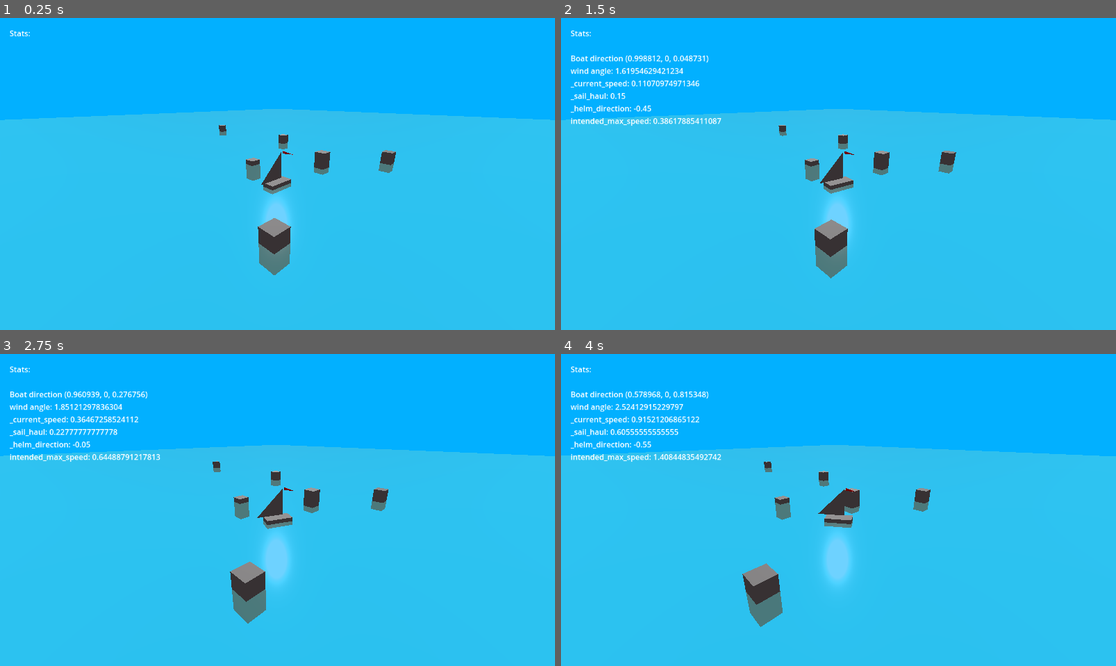
Above: before the commit, frames 1-4 (two rows, left to right).
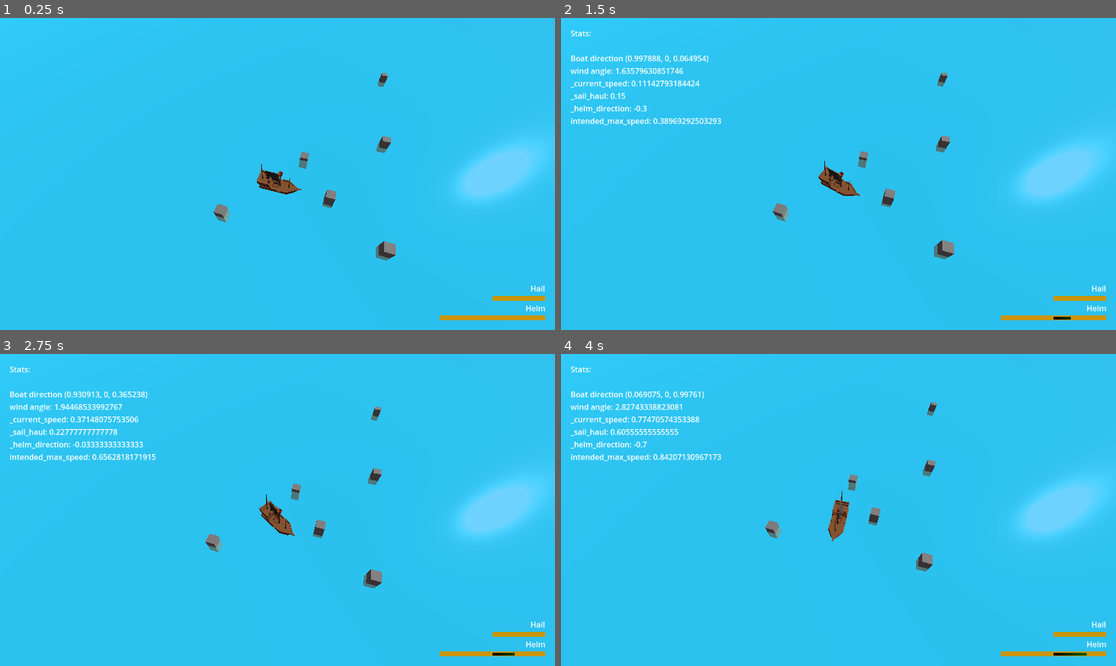
Above: after the commit, the same moments.

Repository: loiclovitana/Crapirate
Game: Godot game, scene res://src/world/map/map_1.tscn
Two runs of this game, one before a commit and one after it. Both use one fixed random seed, a clock stepped at 60 frames per second and the inputs below.
Inputs:
- Up to frame 1 (0.25 s): no input
- Up to frame 2 (1.5 s): tap Enter at 0.5 s; hold Right (p1_helm_right) 0.53-1.28 s; hold Up (p1_haul) 0.53-1.28 s; hold Left (p1_helm_left) from 1.28 s (still down); tap Down (p1_unhaul) at 1.35 s
- Up to frame 3 (2.75 s): release Left (p1_helm_left) at 2.03 s; hold Right (p1_helm_right) from 2.03 s (still down); hold Up (p1_haul) from 2.03 s (still down)
- Up to frame 4 (4 s): release Up (p1_haul) at 2.78 s; tap Down (p1_unhaul) at 2.85 s; release Right (p1_helm_right) at 3.53 s; hold Left (p1_helm_left) from 3.53 s (still down); hold Up (p1_haul) from 3.53 s (still down)

The runs differ from the first frame. In frame 1, 36% of the frame differs, in the area x 0-100%, y 0-97%; in frame 2, 36%; in frame 3, 37%; in frame 4, 37%.

Commit message:
new ship and HUD

Diff:
--- a/project.godot
+++ b/project.godot
@@ -14,6 +14,10 @@
 run/main_scene="res://src/world/map/map_1.tscn"
 config/features=PackedStringArray("4.2", "Forward Plus")
 config/icon="res://icon.svg"
+
+[display]
+
+window/size/mode=3
 
 [file_customization]
 
--- a/src/player/boat.gd
+++ b/src/player/boat.gd
@@ -2,10 +2,10 @@
 
 #Constants
 const TIME_TO_HAUL = 3
-const TIME_TO_HELM = 1
+const TIME_TO_HELM = 1.5
 const TIME_FOR_MAX_SPEED = 5.0
 const LIMIT_ANGLE_FULL_BACK_WIND = PI*0.9
-const TIME_TO_FULLTURN = 2.0
+const TIME_TO_FULLTURN = 1.0
 const SPEED_SCALE = 0.1
 
 # stats
@@ -18,6 +18,8 @@
 
 # state variables
 var _current_speed = 0
+
+@onready var canvas :CanvasLayer = $BoatCanvas
 
 #TODO delete
 var statsDisplayText = "Stats:"
@@ -34,8 +36,7 @@
 
 # Called when the node enters the scene tree for the first time.
 func _ready():
-	if OS.is_debug_build():
-		%StatsDisplay.set_visible(true)
+	canvas.boat = self
 
 
 # Called every frame. 'delta' is the elapsed time since the previous frame.
@@ -75,7 +76,7 @@
 			statsDisplayText += "\n\t_sail_haul: "+str(_sail_haul)
 			statsDisplayText += "\n\t_helm_direction: "+str(_helm_direction)
 			statsDisplayText += "\n\tintended_max_speed: "+str(intended_max_speed)
-			%StatsDisplay.set_text(statsDisplayText)
+			canvas.debug_set_stats(statsDisplayText)
 
 	# Rendring
 	_render(delta)
--- a/src/player/boat.tscn
+++ b/src/player/boat.tscn
@@ -1,13 +1,9 @@
-[gd_scene load_steps=7 format=3 uid="uid://brgh15k8ufvrd"]
+[gd_scene load_steps=8 format=3 uid="uid://brgh15k8ufvrd"]
 
 [ext_resource type="Script" path="res://src/player/boat.gd" id="1_qrajo"]
-
-[sub_resource type="BoxMesh" id="BoxMesh_72un7"]
-size = Vector3(1, 0.3, 0.5)
-
-[sub_resource type="PrismMesh" id="PrismMesh_li4l6"]
-left_to_right = 0.0
-size = Vector3(1, 1, 0.01)
+[ext_resource type="ArrayMesh" uid="uid://brq2a4xqhdyyg" path="res://ressources/3D/boat/ship.obj" id="2_8ouhe"]
+[ext_resource type="ArrayMesh" uid="uid://dnojyu20br1mh" path="res://ressources/3D/boat/sail_left.obj" id="3_8es3d"]
+[ext_resource type="PackedScene" uid="uid://bdd2vi53oum2w" path="res://src/player/boat_canvas.tscn" id="4_qqy8j"]
 
 [sub_resource type="StandardMaterial3D" id="StandardMaterial3D_l3xde"]
 albedo_color = Color(1, 0, 0, 1)
@@ -17,7 +13,7 @@
 size = Vector3(0.1, 0.5, 0.01)
 
 [sub_resource type="BoxShape3D" id="BoxShape3D_nefth"]
-size = Vector3(0.8, 1, 0.4)
+size = Vector3(1.69549, 1.74908, 0.4)
 
 [node name="Boat" type="Area3D"]
 script = ExtResource("1_qrajo")
@@ -25,58 +21,29 @@
 [node name="rendering" type="Node3D" parent="."]
 
 [node name="body" type="MeshInstance3D" parent="rendering"]
-mesh = SubResource("BoxMesh_72un7")
+transform = Transform3D(1, 0, 0, 0, 1, 0, 0, 0, 1, -0.221561, 0, 0)
+mesh = ExtResource("2_8ouhe")
 skeleton = NodePath("../..")
 
 [node name="SailPivot" type="Node3D" parent="rendering"]
-transform = Transform3D(1, 0, 0, 0, 1, 0, 0, 0, 1, 0.26378, 0.72579, 0)
+transform = Transform3D(1, 0, 0, 0, 1, 0, 0, 0, 1, 0.172241, 1.17929, 0)
 
 [node name="sail" type="MeshInstance3D" parent="rendering/SailPivot"]
-transform = Transform3D(-1, 0, 8.74228e-08, 0, 1, 0, -8.74228e-08, 0, -1, -0.569, 0, 0)
-mesh = SubResource("PrismMesh_li4l6")
+transform = Transform3D(-1, 0, 8.74228e-08, 0, 1, 0, -8.74228e-08, 0, -1, -0.0485303, -0.191933, 0)
+mesh = ExtResource("3_8es3d")
 skeleton = NodePath("../../body")
 
 [node name="windPivot" type="Node3D" parent="rendering"]
 unique_name_in_owner = true
-transform = Transform3D(1, 0, 0, 0, 1, 0, 0, 0, 1, 0.205201, 1.2257, 0)
+transform = Transform3D(1, 0, 0, 0, 1, 0, 0, 0, 1, 0.166822, 1.75815, 0.0089255)
 
 [node name="weathercock" type="MeshInstance3D" parent="rendering/windPivot"]
-transform = Transform3D(-4.37114e-08, -1, 0, 1, -4.37114e-08, 0, 0, 0, 1, -0.3, 0, 0)
+transform = Transform3D(-4.37114e-08, -1, 0, 1, -4.37114e-08, 0, 0, 0, 1, -0.253114, -0.048789, 0)
 mesh = SubResource("PrismMesh_wx8c4")
 skeleton = NodePath("../../SailPivot")
 
 [node name="CollisionShape3D" type="CollisionShape3D" parent="."]
+transform = Transform3D(1, 0, 0, 0, 1, 0, 0, 0, 1, 0.0254242, 0.573822, 0)
 shape = SubResource("BoxShape3D_nefth")
 
-[node name="CanvasLayer" type="CanvasLayer" parent="."]
-
-[node name="Control" type="Control" parent="CanvasLayer"]
-layout_mode = 3
-anchors_preset = 15
-anchor_right = 1.0
-anchor_bottom = 1.0
-grow_horizontal = 2
-grow_vertical = 2
-
-[node name="MarginContainer" type="MarginContainer" parent="CanvasLayer/Control"]
-layout_mode = 1
-anchors_preset = 15
-anchor_right = 1.0
-anchor_bottom = 1.0
-grow_horizontal = 2
-grow_vertical = 2
-theme_override_constants/margin_left = 20
-theme_override_constants/margin_top = 20
-theme_override_constants/margin_right = 20
-theme_override_constants/margin_bottom = 20
-
-[node name="VBoxContainer" type="VBoxContainer" parent="CanvasLayer/Control/MarginContainer"]
-layout_mode = 2
-size_flags_horizontal = 0
-
-[node name="StatsDisplay" type="Label" parent="CanvasLayer/Control/MarginContainer/VBoxContainer"]
-unique_name_in_owner = true
-visible = false
-layout_mode = 2
-size_flags_horizontal = 0
-text = "Stats:"
+[node name="BoatCanvas" parent="." instance=ExtResource("4_qqy8j")]
--- /dev/null
+++ b/src/player/boat_canvas.gd
@@ -0,0 +1,24 @@
+extends CanvasLayer
+
+
+var boat : Boat
+
+# Called when the node enters the scene tree for the first time.
+func _ready():
+	pass # Replace with function body.
+
+
+# Called every frame. 'delta' is the elapsed time since the previous frame.
+func _process(delta):
+
+	if 0<boat._helm_direction:
+		%helmLeftView.value = abs(boat._helm_direction)*100
+		%helmRightView.value = 0
+	if boat._helm_direction<0:
+		%helmLeftView.value = 0
+		%helmRightView.value =  abs(boat._helm_direction)*100
+
+
+func debug_set_stats(statsDisplayText):
+	%StatsDisplay.set_visible(true)
+	%StatsDisplay.set_text(statsDisplayText)
--- /dev/null
+++ b/src/player/boat_canvas.tscn
@@ -0,0 +1,109 @@
+[gd_scene load_steps=8 format=3 uid="uid://bdd2vi53oum2w"]
+
+[ext_resource type="Script" path="res://src/player/boat_canvas.gd" id="1_3ssya"]
+
+[sub_resource type="Gradient" id="Gradient_nmc0n"]
+colors = PackedColorArray(0.792157, 0.584314, 0.0470588, 1, 0.792157, 0.584314, 0.0470588, 1)
+
+[sub_resource type="GradientTexture2D" id="GradientTexture2D_43ugg"]
+gradient = SubResource("Gradient_nmc0n")
+width = 110
+height = 10
+fill_from = Vector2(1, 0)
+fill_to = Vector2(0, 0)
+
+[sub_resource type="Gradient" id="Gradient_3xidf"]
+colors = PackedColorArray(0, 0, 0, 1, 0.084, 0.56, 0, 1)
+
+[sub_resource type="GradientTexture2D" id="GradientTexture2D_vsvj5"]
+gradient = SubResource("Gradient_3xidf")
+width = 100
+height = 6
+fill_from = Vector2(1, 0)
+fill_to = Vector2(0, 0)
+
+[sub_resource type="Gradient" id="Gradient_gjcbp"]
+colors = PackedColorArray(0, 0, 0, 1, 0.084, 0.56, 0, 1)
+
+[sub_resource type="GradientTexture2D" id="GradientTexture2D_0jfm1"]
+gradient = SubResource("Gradient_gjcbp")
+width = 100
+height = 6
+
+[node name="BoatCanvas" type="CanvasLayer"]
+script = ExtResource("1_3ssya")
+
+[node name="BoatHUD" type="Control" parent="."]
+layout_mode = 3
+anchors_preset = 15
+anchor_right = 1.0
+anchor_bottom = 1.0
+grow_horizontal = 2
+grow_vertical = 2
+
+[node name="MarginContainer" type="MarginContainer" parent="BoatHUD"]
+layout_mode = 1
+anchors_preset = 15
+anchor_right = 1.0
+anchor_bottom = 1.0
+grow_horizontal = 2
+grow_vertical = 2
+theme_override_constants/margin_left = 20
+theme_override_constants/margin_top = 20
+theme_override_constants/margin_right = 20
+theme_override_constants/margin_bottom = 20
+
+[node name="VBoxContainer" type="VBoxContainer" parent="BoatHUD/MarginContainer"]
+layout_mode = 2
+size_flags_horizontal = 0
+
+[node name="StatsDisplay" type="Label" parent="BoatHUD/MarginContainer/VBoxContainer"]
+unique_name_in_owner = true
+visible = false
+layout_mode = 2
+size_flags_horizontal = 0
+text = "Stats:"
+
+[node name="control" type="VBoxContainer" parent="BoatHUD/MarginContainer"]
+layout_mode = 2
+size_flags_horizontal = 8
+alignment = 2
+
+[node name="HailLabel" type="Label" parent="BoatHUD/MarginContainer/control"]
+layout_mode = 2
+size_flags_horizontal = 8
+text = "Hail"
+
+[node name="hailView" type="TextureProgressBar" parent="BoatHUD/MarginContainer/control"]
+layout_mode = 2
+size_flags_horizontal = 8
+texture_under = SubResource("GradientTexture2D_43ugg")
+texture_progress = SubResource("GradientTexture2D_vsvj5")
+texture_progress_offset = Vector2(5, 2)
+
+[node name="HelmLabel" type="Label" parent="BoatHUD/MarginContainer/control"]
+layout_mode = 2
+size_flags_horizontal = 8
+text = "Helm"
+
+[node name="HBoxContainer" type="HBoxContainer" parent="BoatHUD/MarginContainer/control"]
+layout_mode = 2
+size_flags_horizontal = 8
+theme_override_constants/separation = 0
+
+[node name="helmLeftView" type="TextureProgressBar" parent="BoatHUD/MarginContainer/control/HBoxContainer"]
+unique_name_in_owner = true
+layout_mode = 2
+allow_lesser = true
+fill_mode = 1
+texture_under = SubResource("GradientTexture2D_43ugg")
+texture_progress = SubResource("GradientTexture2D_vsvj5")
+texture_progress_offset = Vector2(10, 2)
+
+[node name="helmRightView" type="TextureProgressBar" parent="BoatHUD/MarginContainer/control/HBoxContainer"]
+unique_name_in_owner = true
+layout_mode = 2
+allow_lesser = true
+texture_under = SubResource("GradientTexture2D_43ugg")
+texture_progress = SubResource("GradientTexture2D_0jfm1")
+texture_progress_offset = Vector2(0, 2)
--- a/src/world/map/map_1.tscn
+++ b/src/world/map/map_1.tscn
@@ -34,7 +34,7 @@
 
 [node name="Camera" type="Camera3D" parent="."]
 unique_name_in_owner = true
-transform = Transform3D(0.707107, 0.241845, -0.664463, 0, 0.939692, 0.342021, 0.707107, -0.241845, 0.664463, -5, 3, 5)
+transform = Transform3D(0.958735, -0.229711, 0.167508, 0, 0.589196, 0.80799, -0.2843, -0.774649, 0.564883, 1.78517, 10, 6)
 environment = SubResource("Environment_gfh1n")
 
 [node name="Boat" parent="." instance=ExtResource("1_7wmm0")]
Not shown, added: ressources/3D/boat/sail_left.mtl
Not shown, added: ressources/3D/boat/sail_left.obj
Not shown, added: ressources/3D/boat/sail_left.obj.import
Not shown, added: ressources/3D/boat/sail_right.mtl
Not shown, added: ressources/3D/boat/sail_right.obj
Not shown, added: ressources/3D/boat/sail_right.obj.import
Not shown, added: ressources/3D/boat/ship.mtl
Not shown, added: ressources/3D/boat/ship.obj
Not shown, added: ressources/3D/boat/ship.obj.import
Not shown, added: ressources/3D/boat/ship_dark.mtl
Not shown, added: ressources/3D/boat/ship_dark.obj
Not shown, added: ressources/3D/boat/ship_dark.obj.import
